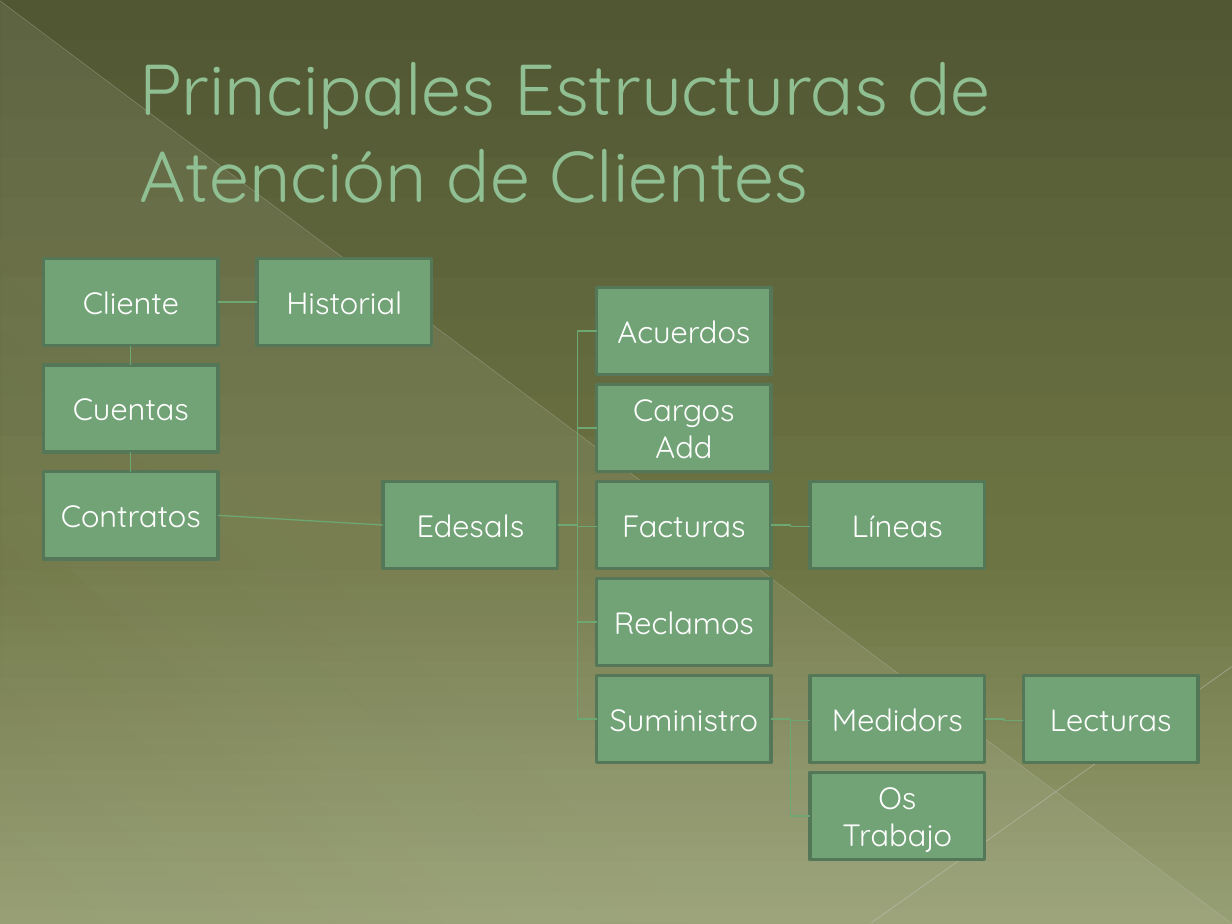
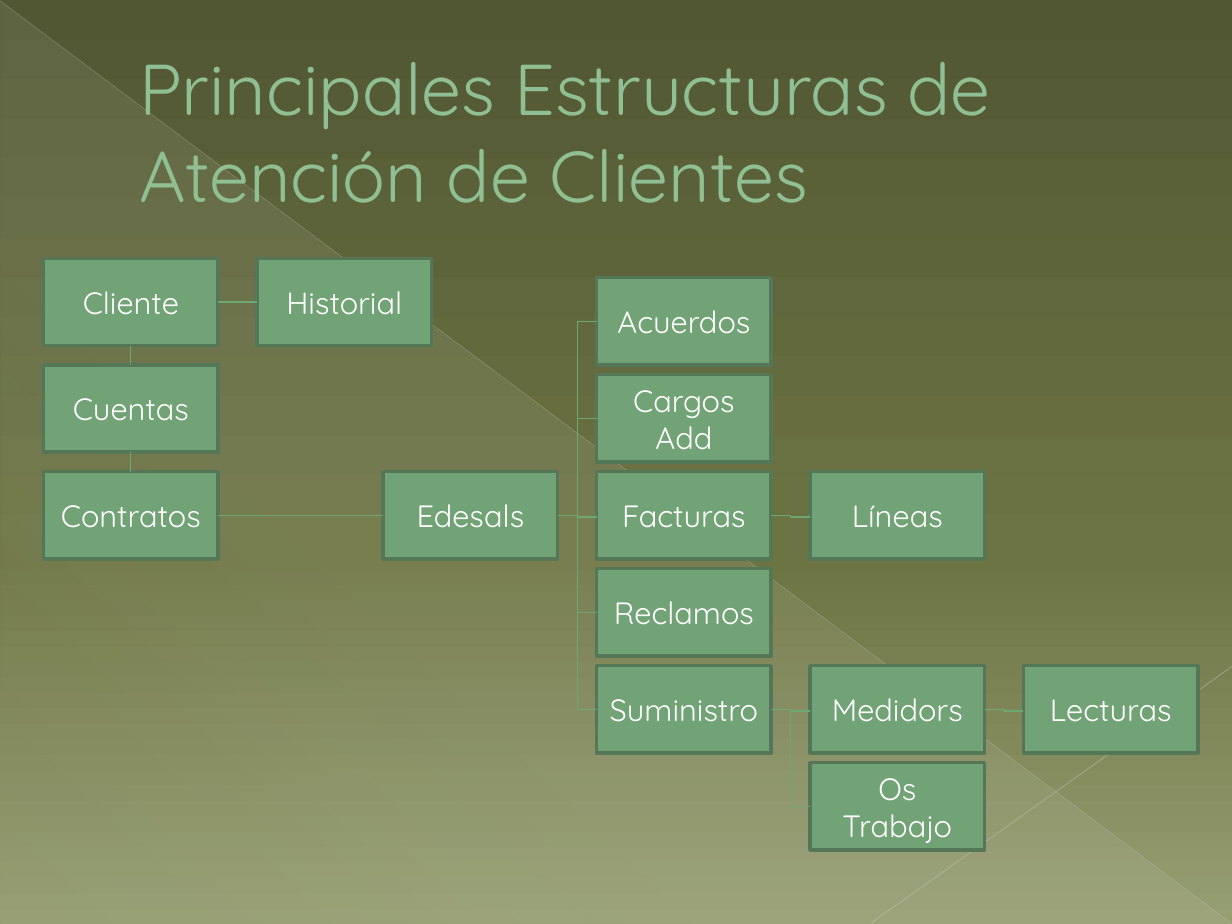
Before and after one commit to gfalav/zeus, a slide deck: slide 2 of Proyecto Zeus - Meteor.pptx. Drawn at 1232x924 pixels with LibreOffice and Linux fonts; fonts in the diff are those of the drawing. Boxes give left, top, right and bottom in pixels: in the first picture for what was removed or moved away, otherwise in the second. Text is boxed around its words. In the diff, an @@ line names an element or a change of style, - is before the commit and + after.

```diff
--- a/Proyecto Zeus - Meteor.pptx
+++ b/Proyecto Zeus - Meteor.pptx
@@ line moved from (218, 515) - (383, 525) to (218, 515) - (383, 515) @@
@@ 10 rectangles, 9 elbow lines: place and size @@
-10 rectangles, 9 elbow lines at (383,287,1199,860)
+10 rectangles, 9 elbow lines at (383,277,1199,850)
```
Also in this commit, not shown: 7 other files.
